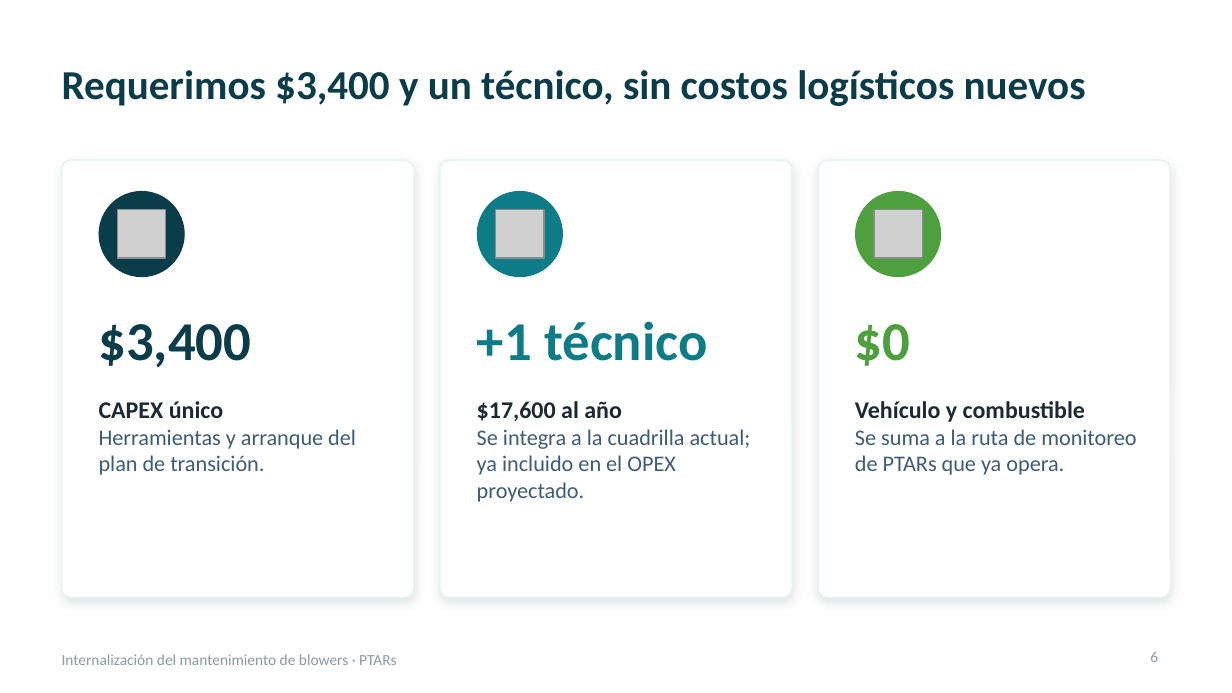
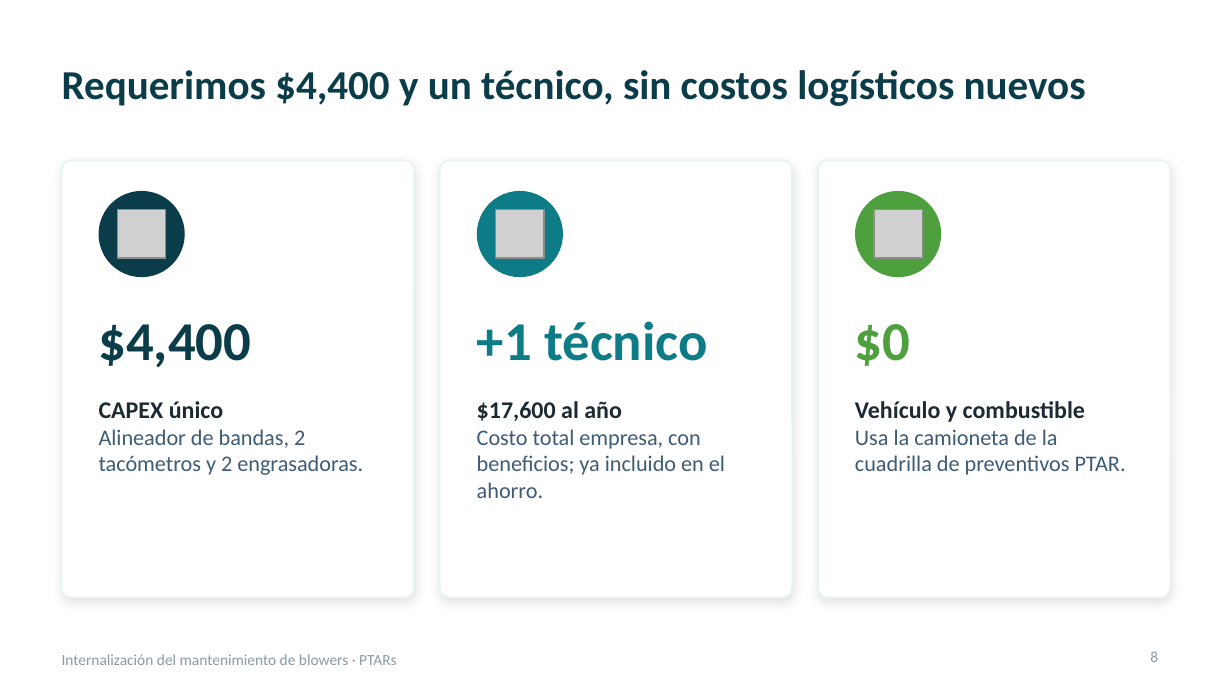
Before and after one commit to jjsamcar/Codigo-IA, a slide deck: slide 8 of presentaciones/Blowers_PTARs_Resumen_Gerencia.pptx (slide 6 before the commit). Drawn at 1232x693 pixels with LibreOffice and Linux fonts; fonts in the diff are those of the drawing; grey boxes stand for pictures. Boxes give left, top, right and bottom in pixels: in the first picture for what was removed or moved away, otherwise in the second. Text is boxed around its words. In the diff, an @@ line names an element or a change of style, - is before the commit and + after.

```diff
--- a/presentaciones/Blowers_PTARs_Resumen_Gerencia.pptx
+++ b/presentaciones/Blowers_PTARs_Resumen_Gerencia.pptx
@@ title at box(62, 70, 1086, 106): text changed @@
-Requerimos $3,400 y un técnico, sin costos logísticos nuevos
+Requerimos $4,400 y un técnico, sin costos logísticos nuevos
@@ text at box(99, 324, 252, 368): text changed @@
-$3,400
+$4,400
@@ text at box(99, 429, 363, 475): text changed @@
-Herramientas y arranque del plan de transición.
+Alineador de bandas, 2 tacómetros y 2 engrasadoras.
@@ text at box(477, 429, 725, 498): text changed @@
-Se integra a la cuadrilla actual; ya incluido en el OPEX proyectado.
+Costo total empresa, con beneficios; ya incluido en el ahorro.
@@ text at box(855, 429, 1126, 475): text changed @@
-Se suma a la ruta de monitoreo de PTARs que ya opera.
+Usa la camioneta de la cuadrilla de preventivos PTAR.
@@ page number at box(1150, 651, 1158, 662): text changed @@
-6
+8
```
Also in this commit, not shown: 11 other slides changed, 2 slides added.
